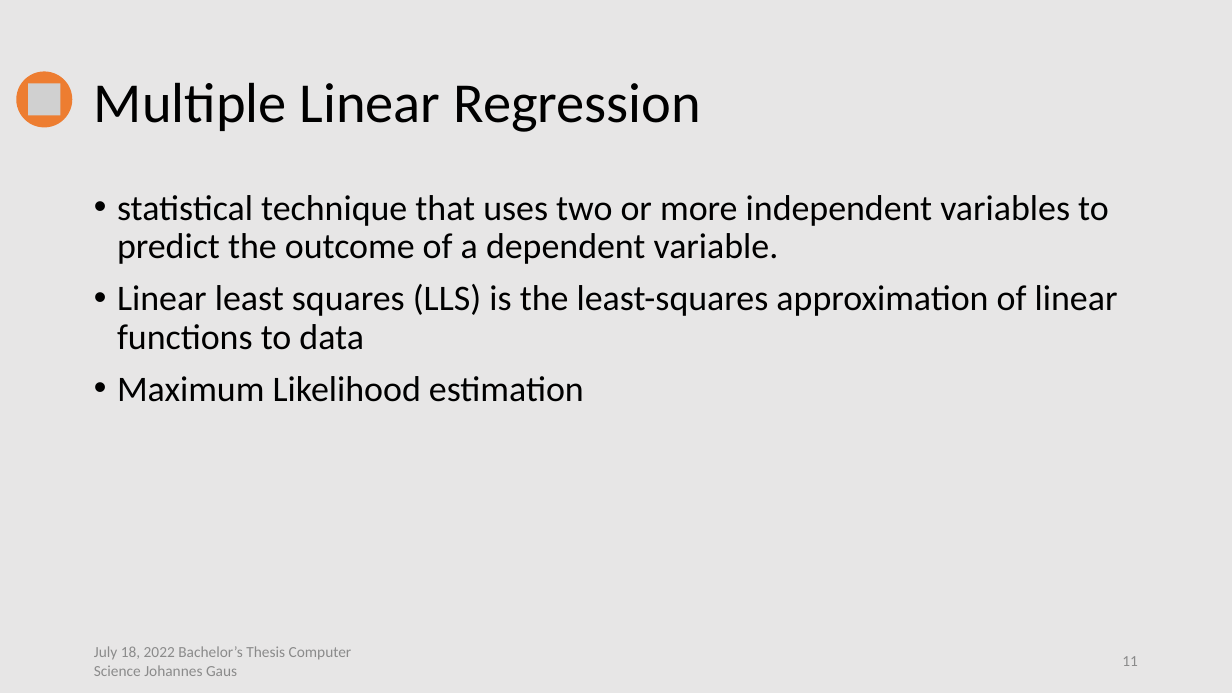
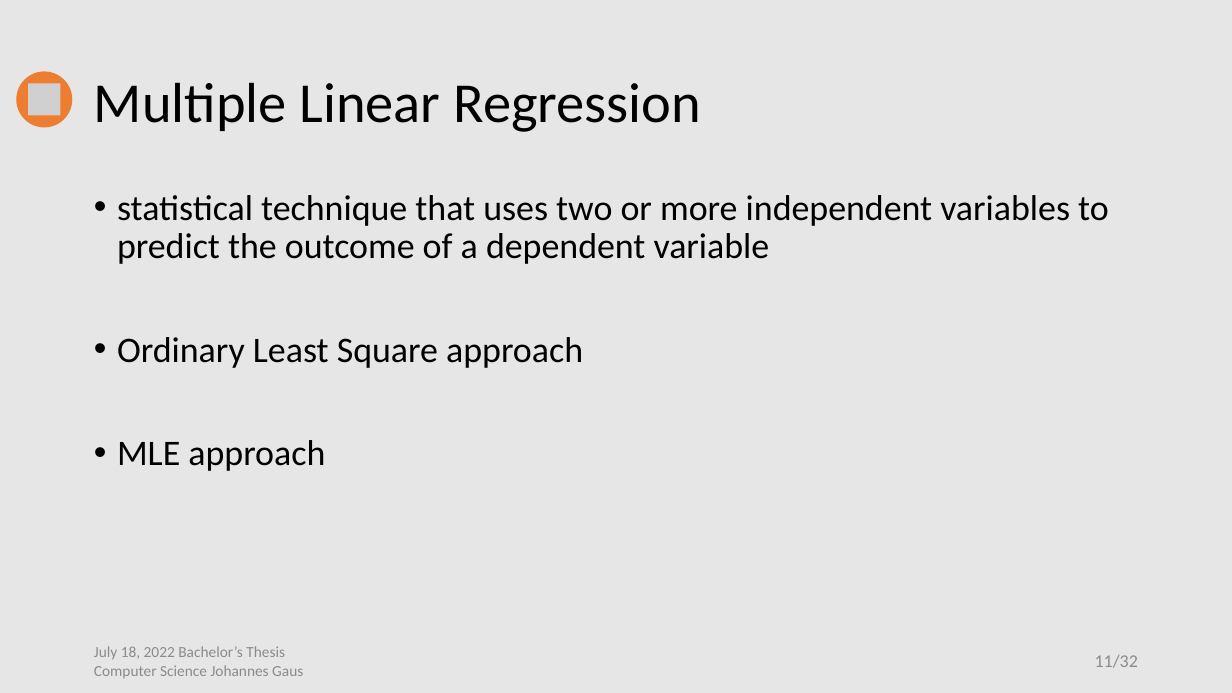
Before and after one commit to jo997/BA-WindPowerForecasting, a slide deck: slide 11 of thesis work/Thesis Defense/Thesis Defense.pptx. Drawn at 1232x693 pixels with LibreOffice and Linux fonts; fonts in the diff are those of the drawing; grey boxes stand for pictures. Boxes give left, top, right and bottom in pixels: in the first picture for what was removed or moved away, otherwise in the second. Text is boxed around its words. In the diff, an @@ line names an element or a change of style, - is before the commit and + after.

Commit message:
update ppt

```diff
--- a/thesis work/Thesis Defense/Thesis Defense.pptx
+++ b/thesis work/Thesis Defense/Thesis Defense.pptx
@@ text at [117, 195, 1109, 471]: text changed @@
-• statistical technique that uses two or more independent variables to predict the outcome of a dependent variable.
-• Linear least squares (LLS) is the least-squares approximation of linear functions to data
-• Maximum Likelihood estimation
+• statistical technique that uses two or more independent variables to predict the outcome of a dependent variable
+• Ordinary Least Square approach
+• MLE approach
@@ text at [94, 646, 303, 678]: text changed @@
-July 18, 2022 Bachelor’s Thesis Computer Science Johannes Gaus
+July 18, 2022 Bachelor’s Thesis
+Computer Science Johannes Gaus
@@ page number at [1095, 655, 1138, 668]: text changed; size 12 to 14 pt @@
-11
+11/32
```
Also in this commit, not shown: 30 other slides changed, 23 other files.
